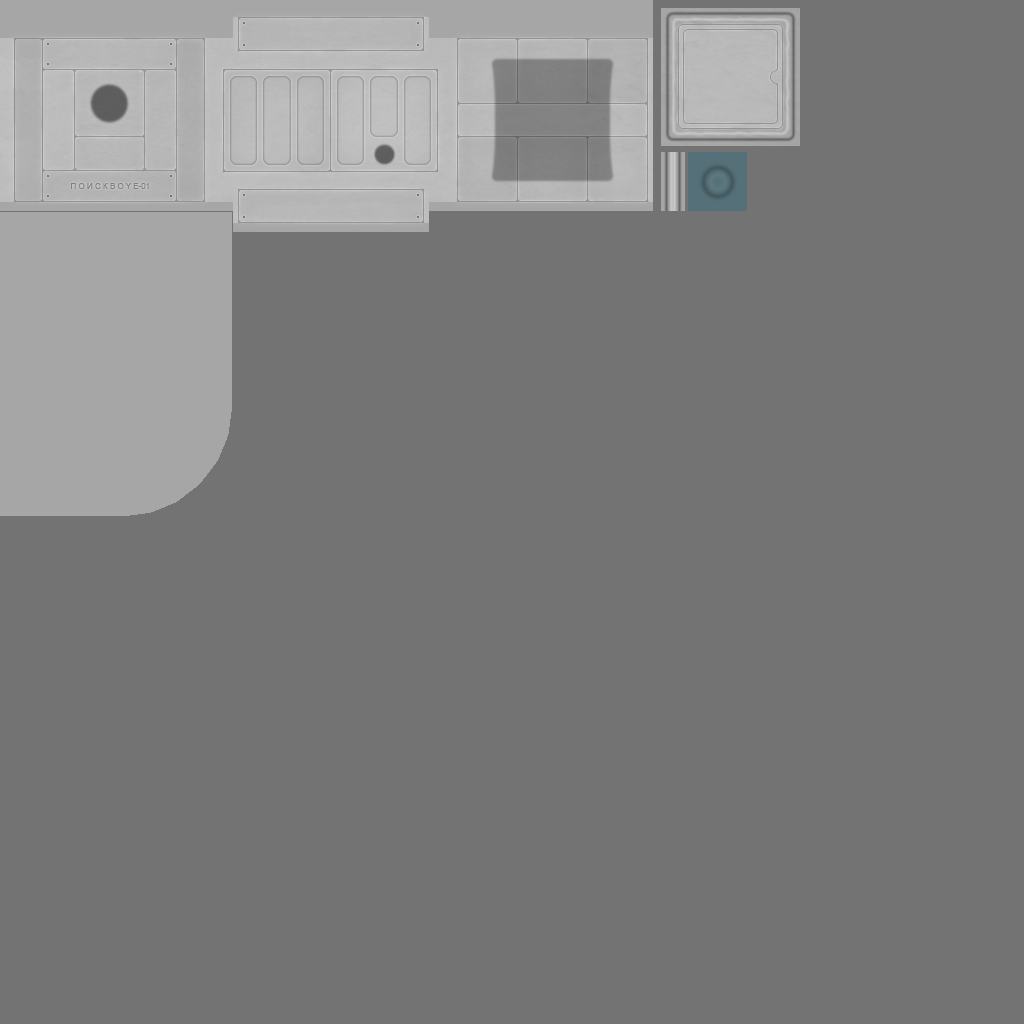
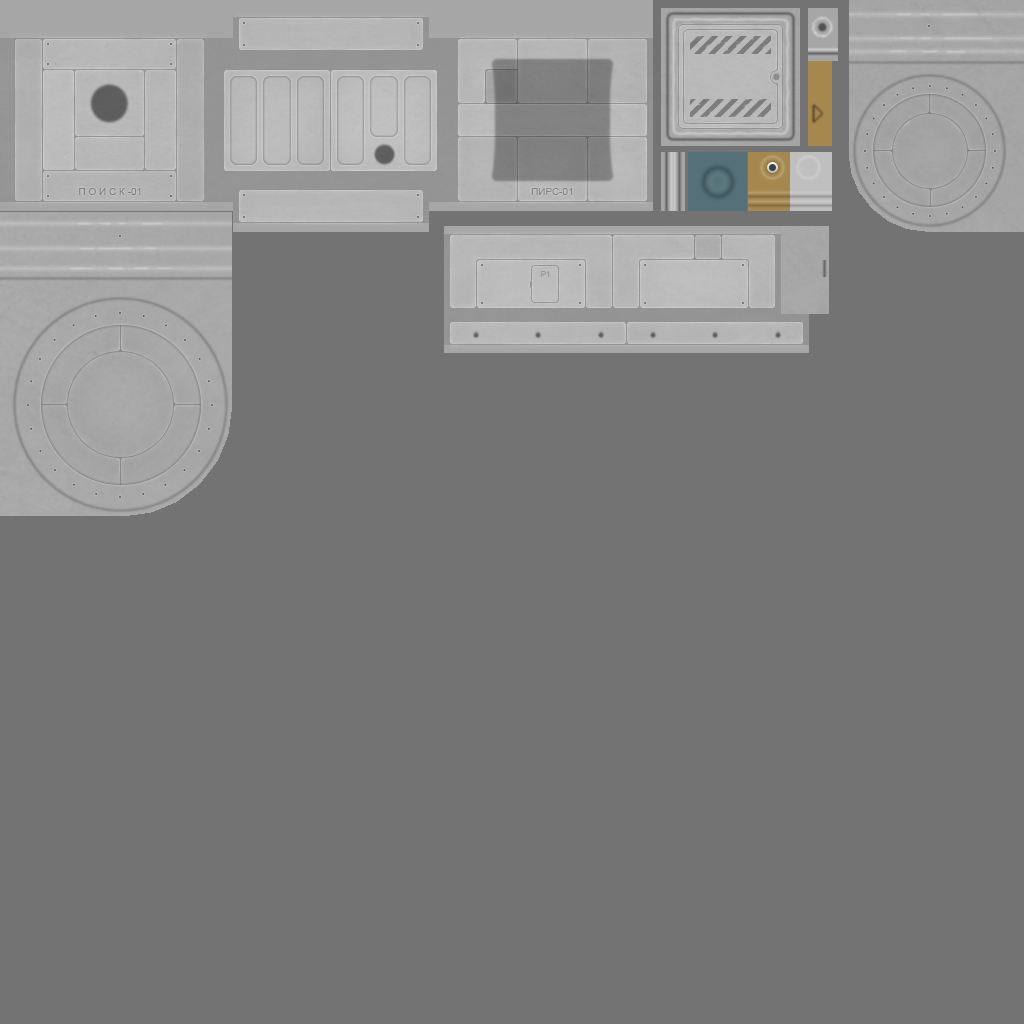
The second 1024 × 1024 image is a revision of the first. Changes to its layers:
added group "Port" (1st of 4) (40%) with 4 layers above "Port Detail 1" over [855, 76, 1004, 225]
added layer "Port Low 1" (50%) above "Rail Low" over [849, 59, 1024, 229]
added group "Body" (1st of 4) (40%) with 4 layers above "Wear 1" over [444, 226, 812, 353]
added layer "Body" (2nd of 4, in "Body") in group "Body" over [444, 233, 809, 346]
added layer "Body Higher" (1st of 2, in "Body") (50%) in group "Body" over [447, 232, 805, 347]
added layer "Body High" (1st of 2, in "Body") in group "Body" over [444, 226, 812, 353]
added layer "Body Shade" (1st of 2, in "Body") (50%) in group "Body" over [449, 231, 804, 344]
added layer "Wear 1" (1st of 2) (20%) above "Crew_1" over [444, 0, 1024, 345]
added group "Crew_1" with 47 layers above "b" over [0, 8, 838, 516]
added group "Port" (3rd of 4, in "Crew_1") (40%) with 4 layers in group "Crew_1" over [24, 308, 218, 502]
added layer "Port" (4th of 4, in "Crew_1" › "Port") in group "Port" over [41, 325, 201, 485]
added layer "Port Higher" (2nd of 2, in "Crew_1" › "Port") (50%) in group "Port" over [50, 325, 195, 480]
added layer "Port High" (2nd of 2, in "Crew_1" › "Port") in group "Port" over [35, 319, 207, 491]
added layer "Port Shade" (2nd of 2, in "Crew_1" › "Port") (50%) in group "Port" over [24, 308, 218, 502]
added layer "Port Bolts 2" (2nd of 2, in "Crew_1") (50%) in group "Crew_1" over [26, 311, 214, 499]
added layer "Port Low" (50%) in group "Crew_1" over [0, 275, 232, 514]
moved "Body Bolts 1" (2nd of 2, in "Crew_1") into group "Crew_1" over [47, 22, 419, 218]
moved "Body" (3rd of 4, in "Crew_1") into group "Crew_1" over [0, 17, 656, 231]
painted on "Body" (4th of 4, in "Crew_1" › "Body") over [0, 17, 653, 223]
moved "Wear 1" (2nd of 2, in "Crew_1") into group "Crew_1", painted on it over [0, 17, 800, 516]
painted on "b" over [444, 0, 1024, 353]
…and 32 more changes (25 added, 2 painted, 2 renamed, 6 stack)
